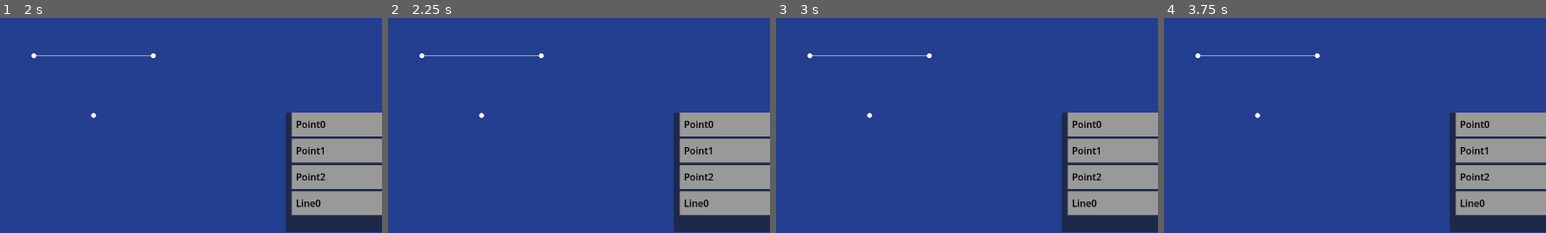
Above: before the commit, frames 1-4 (left to right).
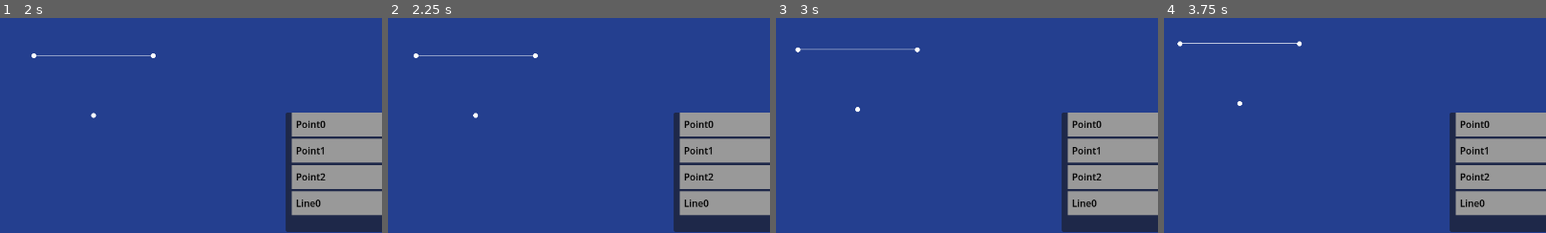
Above: after the commit, the same moments.

Repository: Zaliphyr/GodotCad
Game: Godot game, scene res://Scenes/main.tscn
Two runs of this game, one before a commit and one after it. Both use one fixed random seed, a clock stepped at 60 frames per second and the inputs below.
Inputs (mouse positions are % of the whole screen's width and height, from its top left):
- Up to frame 1 (2 s): click "Test" at 0.5 s; click (5, 2) at 1.25 s
- Up to frame 2 (2.25 s): tap Enter at 2 s; move the mouse to (72, 45) at 2.02 s; hold Right from 2.03 s (still down); click (72, 45) at 2.17 s
- Up to frame 3 (3 s): tap Space at 2.75 s; move the mouse to (30, 55) at 2.77 s; release Right at 2.78 s; hold Down from 2.78 s (still down)
- Up to frame 4 (3.75 s): tap Enter at 3.5 s; move the mouse to (60, 28) at 3.52 s; release Down at 3.53 s; hold Right from 3.53 s (still down)
The pictures show only the part of the screen within x 38-88%, y 27-77%; the shares and areas given below are measured in that part.

Frame 1 is identical in both runs. In frame 2, 0.2% of the frame differs, in the area x 6-41%, y 16-47%; in frame 3, 0.4%; in frame 4, 0.4%, in the area x 3-41%, y 10-47%.

Commit message:
Crude screen movement with arrow keys

Diff:
--- a/scripts/main.gd
+++ b/scripts/main.gd
@@ -8,6 +8,7 @@
 var pointCount: int = 0
 var lineCount: int = 0
 @onready var ui: MainUi = $CanvasLayer/MainUi
+@onready var camera: Camera2D = $Camera2D
 
 var items: Array
 
@@ -58,6 +59,16 @@
 			#else:
 				#_handle_mouse_down(mouse_down_pos)
 				#_handle_mouse_up(e.position)
+	elif e is InputEventKey:
+		if e.key_label == KEY_LEFT:
+			camera.global_position.x -= 10
+		elif  e.key_label == KEY_RIGHT:
+			camera.global_position.x += 10
+		elif  e.key_label == KEY_UP:
+			camera.global_position.y -= 10
+		elif  e.key_label == KEY_DOWN:
+			camera.global_position.y += 10
+
 
 func _handle_mouse_click(pos: Vector2) -> void:
 	if tool == "point":
